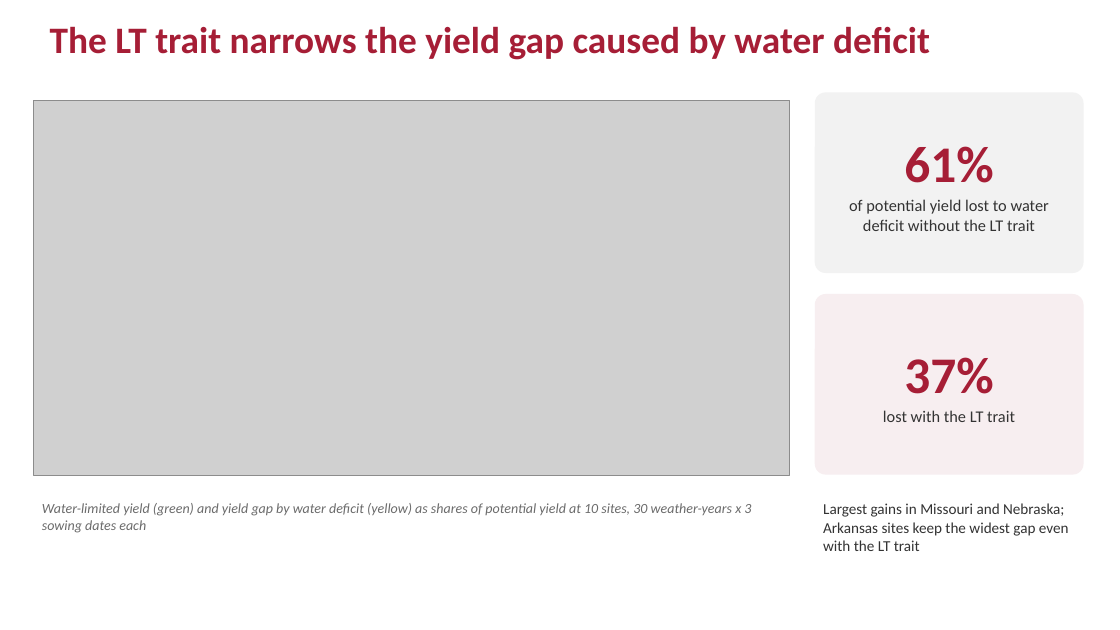
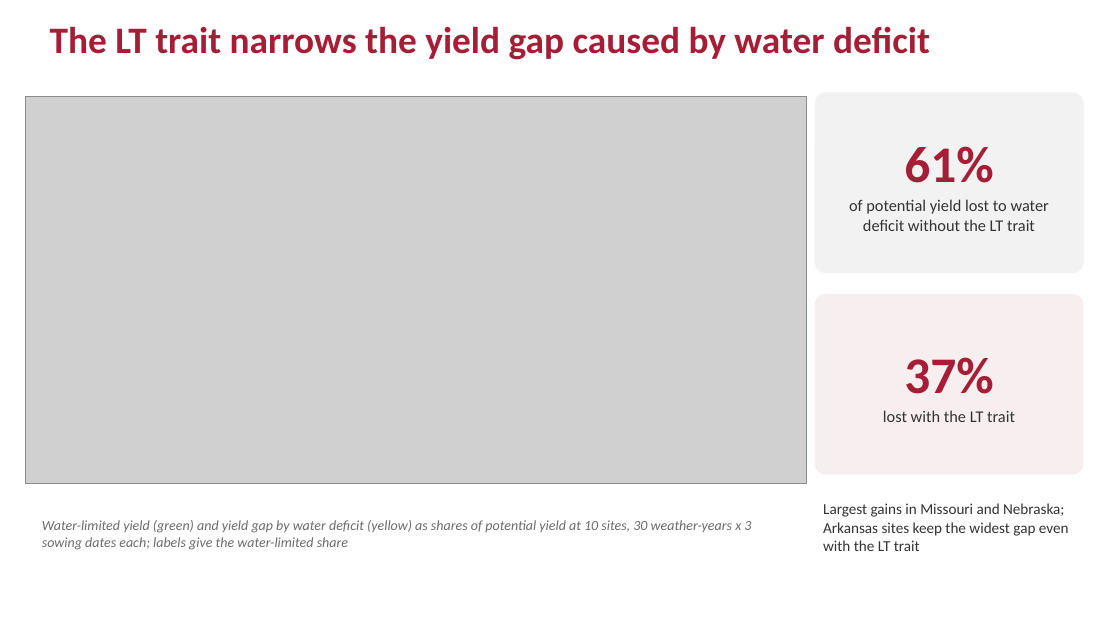
Before and after one commit to ElvisElli/LT-trait, a slide deck: slide 16 of ASA-2026-Elli-LT-trait.pptx. Drawn at 1120x630 pixels with LibreOffice and Linux fonts; fonts in the diff are those of the drawing; grey boxes stand for pictures. Boxes give left, top, right and bottom in pixels: in the first picture for what was removed or moved away, otherwise in the second. Text is boxed around its words. In the diff, an @@ line names an element or a change of style, - is before the commit and + after.

```diff
--- a/ASA-2026-Elli-LT-trait.pptx
+++ b/ASA-2026-Elli-LT-trait.pptx
@@ picture: place and size @@
-picture at [34,100,790,475]
+picture at [25,96,807,483]
@@ text at [42,520,751,550]: text changed @@
-Water-limited yield (green) and yield gap by water deficit (yellow) as shares of potential yield at 10 sites, 30 weather-years x 3 sowing dates each
+Water-limited yield (green) and yield gap by water deficit (yellow) as shares of potential yield at 10 sites, 30 weather-years x 3 sowing dates each; labels give the water-limited share
```
Also in this commit, not shown: 1 other slide changed, 17 other files.
